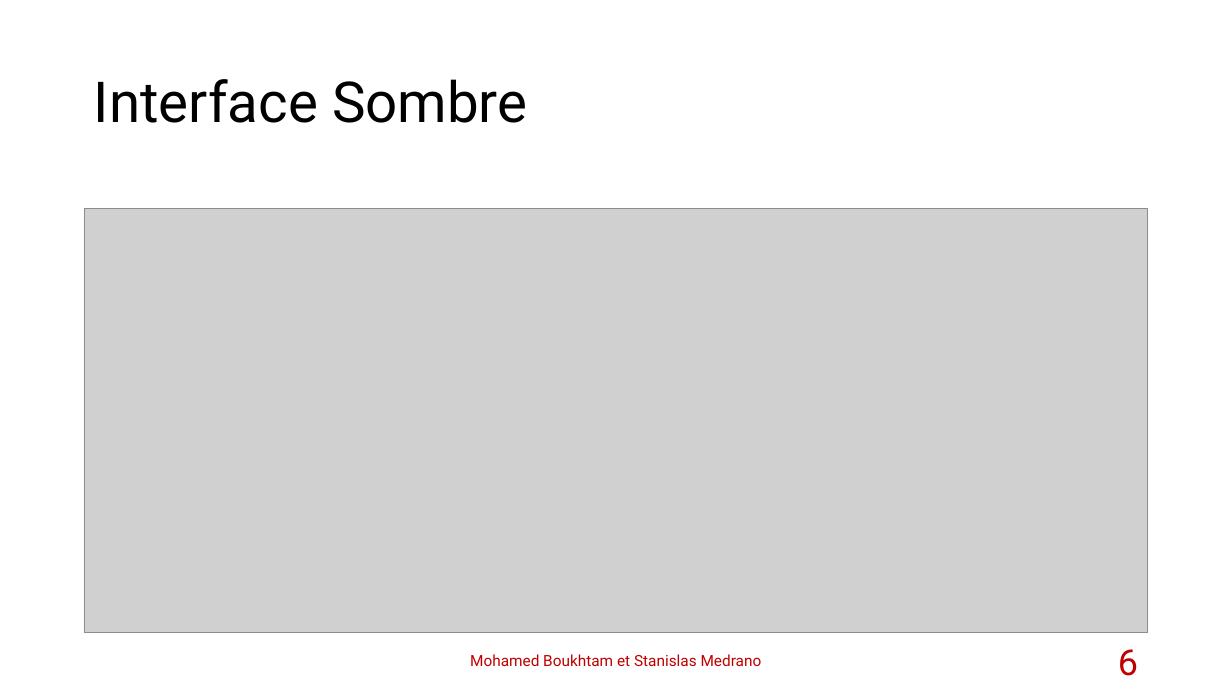
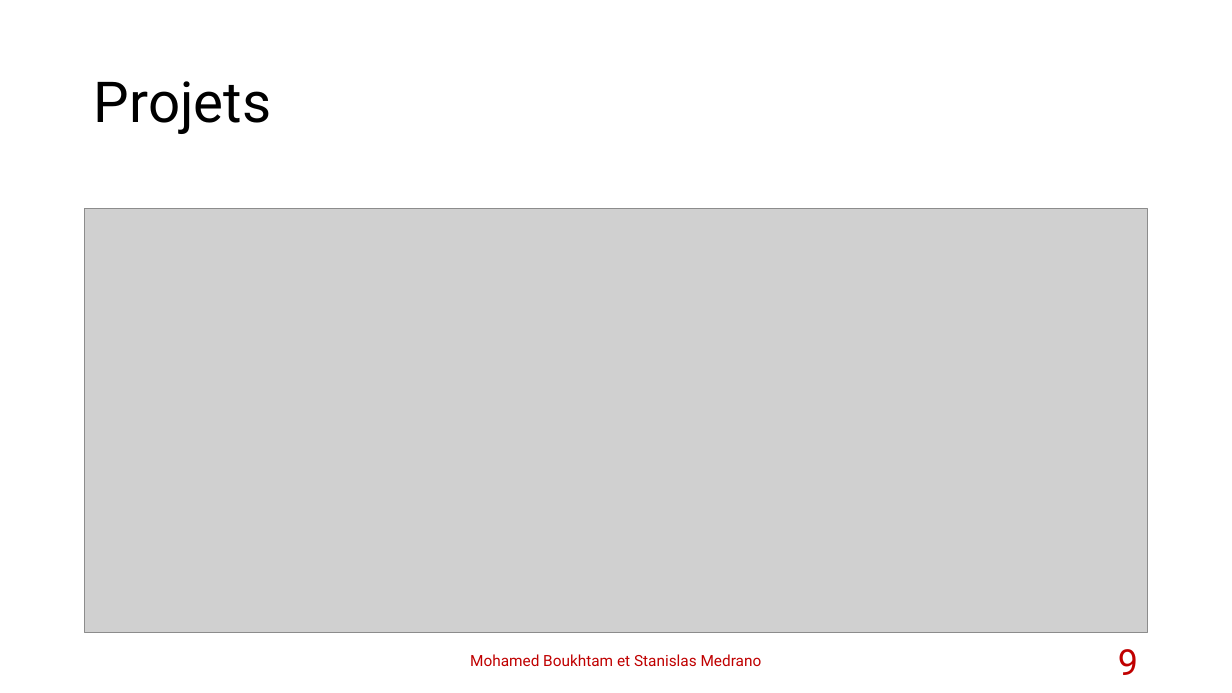
Before and after one commit to stanfrbd/stcodin, a slide deck: slide 9 of documents/Projet_Codin_StanislasMedrano_MohamedBoukhtam.pptx (slide 6 before the commit). Drawn at 1232x693 pixels with LibreOffice and Linux fonts; fonts in the diff are those of the drawing; grey boxes stand for pictures; background and template pictures are left out. Boxes give left, top, right and bottom in pixels: in the first picture for what was removed or moved away, otherwise in the second. Text is boxed around its words. In the diff, an @@ line names an element or a change of style, - is before the commit and + after.

```diff
--- a/documents/Projet_Codin_StanislasMedrano_MohamedBoukhtam.pptx
+++ b/documents/Projet_Codin_StanislasMedrano_MohamedBoukhtam.pptx
@@ title at [94, 81, 271, 134]: text changed @@
-Interface Sombre
+Projets
@@ page number at [1118, 649, 1138, 675]: text changed @@
-6
+9
```
Also in this commit, not shown: 2 other slides changed, 13 slides added, 4 other files.
